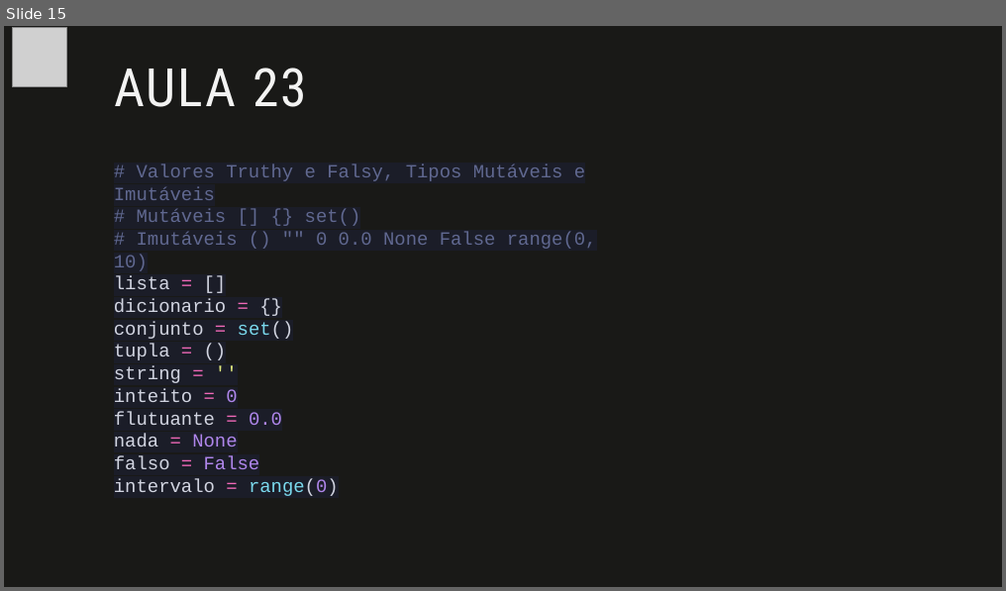
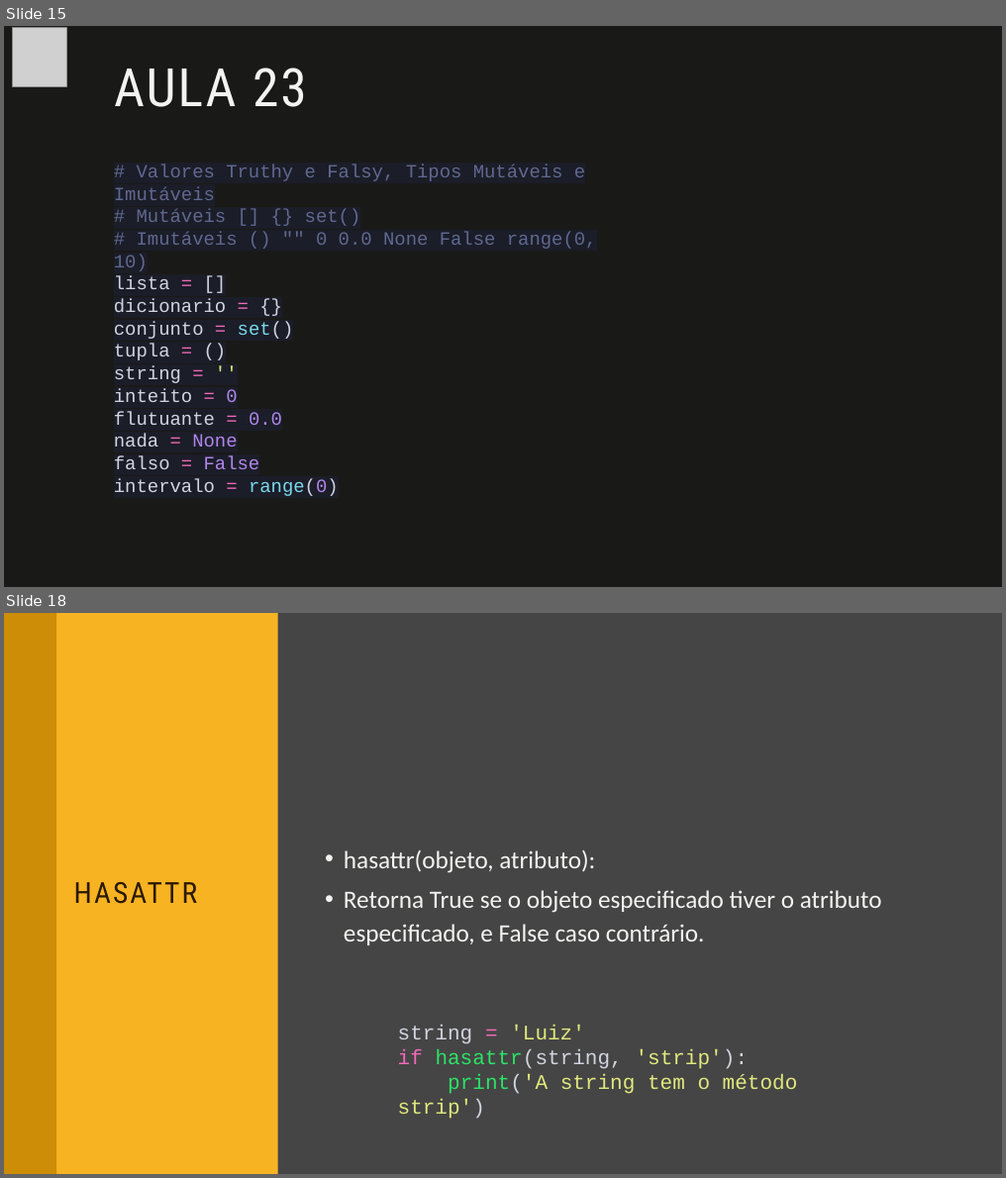
Before and after one commit to fabio-sudo/PythonCurso, a slide deck: Python_Dev/Python Intermediário/Material Python/5 Lista/5- Lista.pptx. Shown one above the other, each under a label of ours: slide 15 before the commit, slides 15 and 18 after it; the slides between them are not shown. The pictures are 1006x591 and 1006x1178 pixels, drawn with LibreOffice and Linux fonts; fonts in the diff are those of the drawing; grey boxes stand for pictures. Boxes give left, top, right and bottom in pixels: in the first picture for what was removed or moved away, otherwise in the second. Text is boxed around its words. In the diff, an @@ line names an element or a change of style, - is before the commit and + after.

```diff
--- a/Python_Dev/Python Intermediário/Material Python/5 Lista/5- Lista.pptx
+++ b/Python_Dev/Python Intermediário/Material Python/5 Lista/5- Lista.pptx
@@ slide 18 added at [4, 613, 1002, 1174], background #454545 @@
@@ freeform shape added at [4, 613, 76, 1174], fill #F3F3F2 @@
@@ rectangle added at [4, 613, 1002, 1174], fill #454545 @@
@@ rectangle added at [4, 613, 278, 1174], fill #F8B323 @@
@@ rectangle added at [4, 613, 56, 1174], fill #CE8D07 @@
@@ rectangle added at [979, 613, 1002, 1174], fill #F8B323 @@
@@ text added at [344, 851, 882, 946], 24 pt, text #F3F3F2 @@
+• hasattr(objeto, atributo):
+• Retorna True se o objeto especificado tiver o atributo especificado, e False caso contrário.
@@ title added at [74, 882, 198, 904], 28 pt, text #2A1A00 @@
+HASATTR
@@ text added at [398, 1025, 798, 1094], 20 pt, text #E0E97C @@
+string = 'Luiz'
+if hasattr(string, 'strip'):
+print('A string tem o método strip')
```
Also in this commit, not shown: 3 other slides added, 1 other file.
